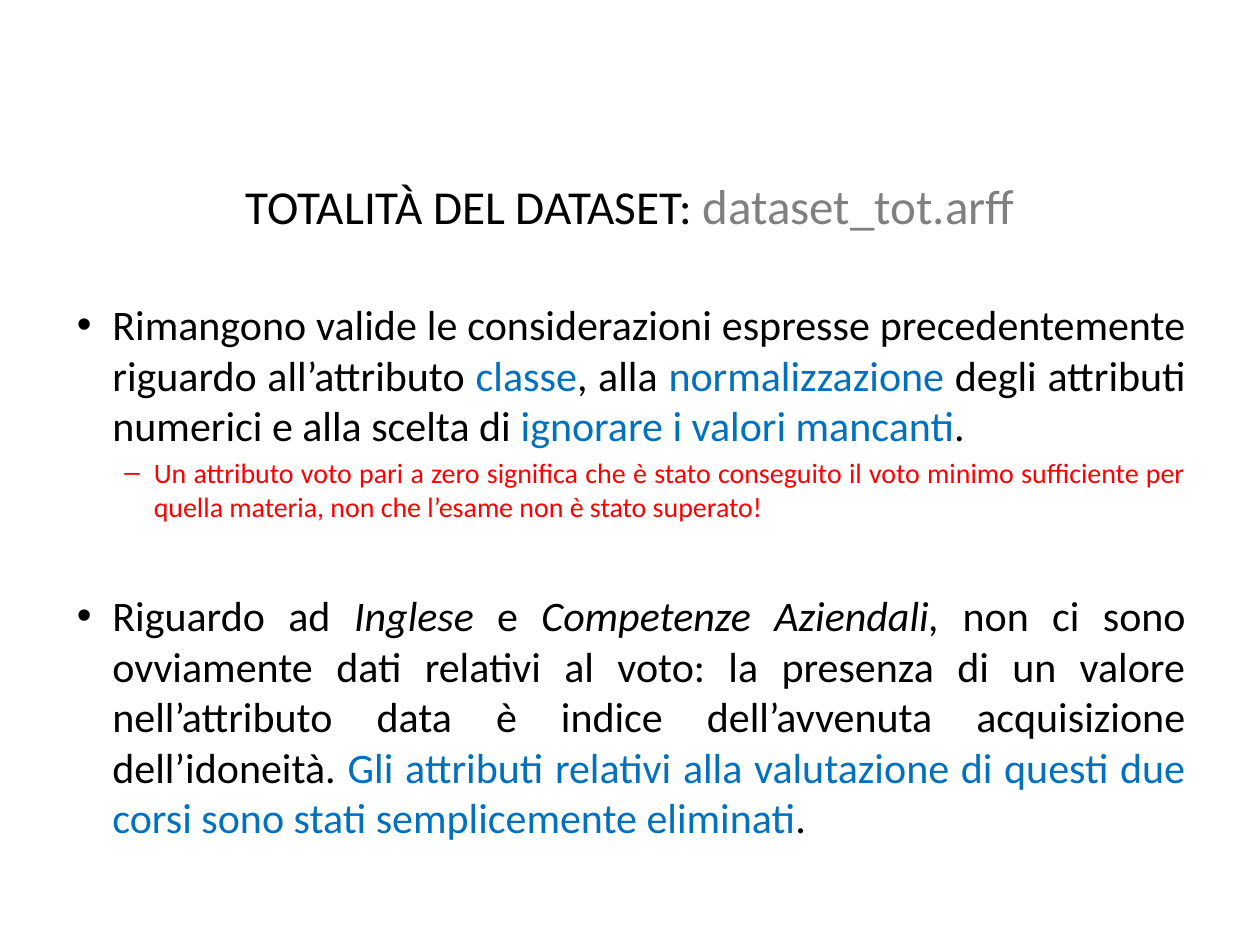
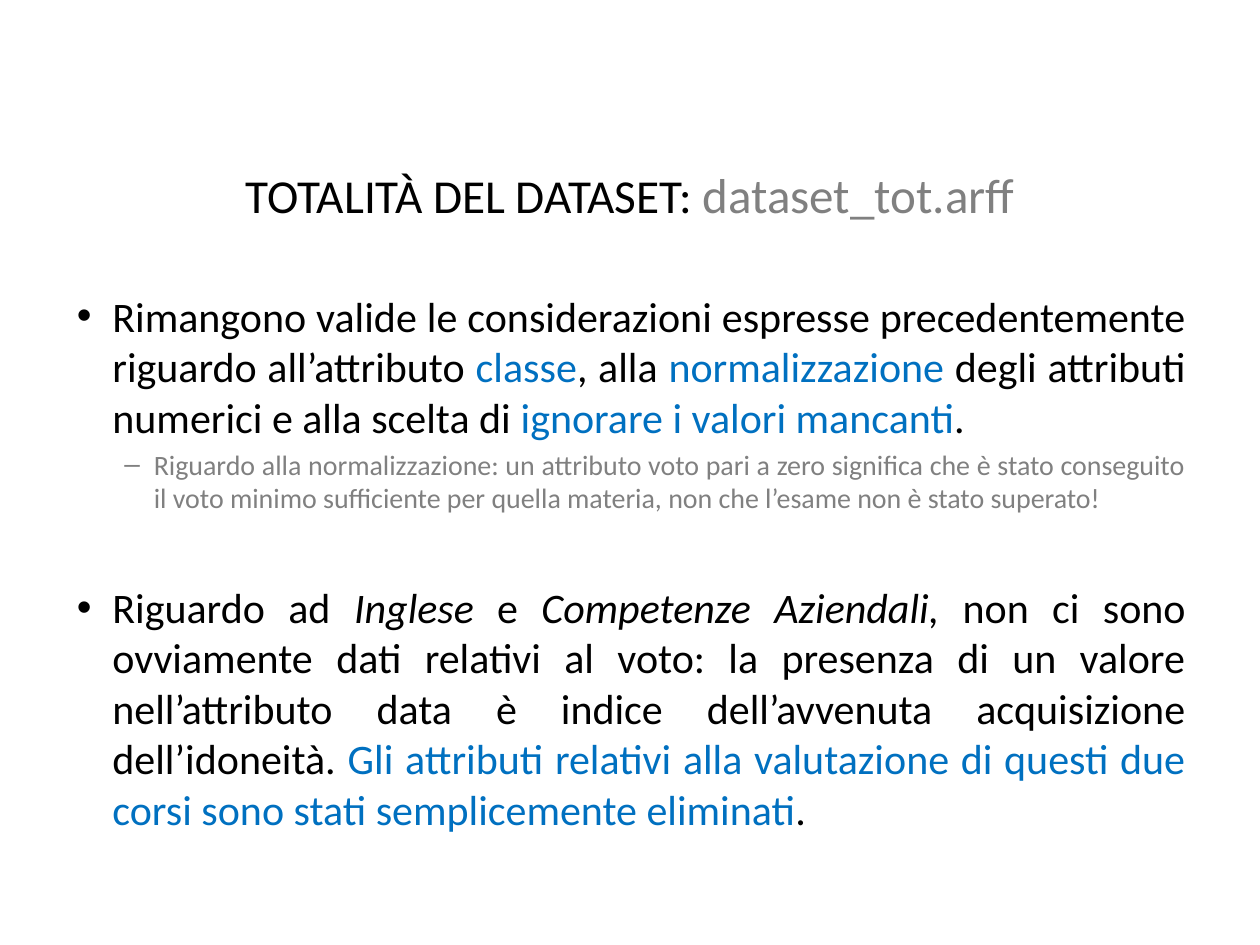
Before and after one commit to BlacknDecker/unifi, a slide deck: slide 37 of relazione.pptx (slide 36 before the commit). Drawn at 1260x945 pixels with LibreOffice and Linux fonts; fonts in the diff are those of the drawing; background and template pictures are left out. Boxes give left, top, right and bottom in pixels: in the first picture for what was removed or moved away, otherwise in the second. Text is boxed around its words. In the diff, an @@ line names an element or a change of style, - is before the commit and + after.

```diff
--- a/relazione.pptx
+++ b/relazione.pptx
@@ title "TOTALITÀ DEL DATASET: dataset_tot.arff": place and size @@
-title "TOTALITÀ DEL DATASET: dataset_tot.arff" at bbox=[246, 185, 1014, 231]
+title "TOTALITÀ DEL DATASET: dataset_tot.arff" at bbox=[246, 174, 1014, 220]
@@ text "Rimangono valide le considerazioni espresse ...": place and size @@
-text "Rimangono valide le considerazioni espresse ..." at bbox=[112, 310, 1186, 840]
+text "Rimangono valide le considerazioni espresse ..." at bbox=[112, 302, 1186, 832]
@@ text at bbox=[154, 455, 1185, 513]: text changed; text colour #FF0000 to #808080 @@
-  – Un attributo voto pari a zero significa che è stato conseguito il voto minimo sufficiente per quella materia, non che l’esame non è stato superato!
+  – Riguardo alla normalizzazione: un attributo voto pari a zero significa che è stato conseguito il voto minimo sufficiente per quella materia, non che l’esame non è stato superato!
```
Also in this commit, not shown: 22 other slides changed, 12 slides added, 58 other files.
